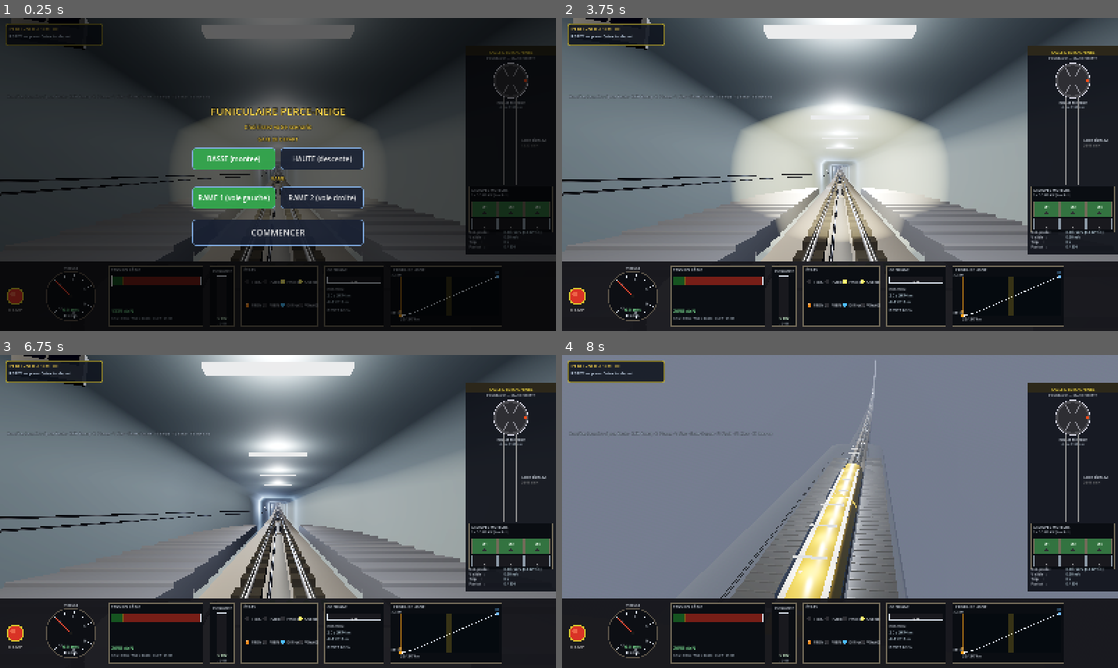
Above: before the commit, frames 1-4 (two rows, left to right).
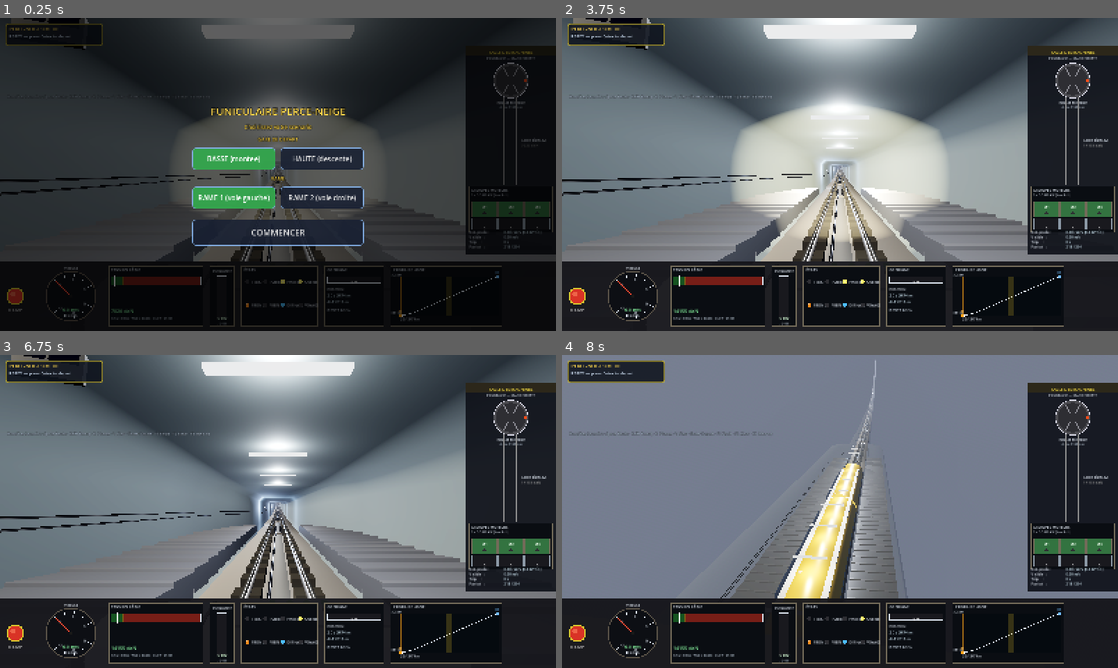
Above: after the commit, the same moments.

Repository: ARP273-ROSE/perce-neige-sim
Game: Godot game, scene res://scenes/main.tscn
Two runs of this game, one before a commit and one after it. Both use one fixed random seed, a clock stepped at 60 frames per second and the inputs below. Sound files missing from this copy of the repository are replaced by a short silence.
Inputs:
- Up to frame 1 (0.25 s): no input
- Up to frame 2 (3.75 s): click "BASSE (montee)" at 0.5 s; click "HAUTE (descente)" at 1.25 s; click "RAME 1 (voie gauche)" at 2 s; click "RAME 2 (voie droite)" at 2.75 s; click "COMMENCER" at 3.5 s
- Up to frame 3 (6.75 s): tap Enter (ready_depart) at 4.25, 5, 5.75, 5.85, 6.5 s; hold Up (speed_up) 4.28-5.03 s; tap Shift (emergency) at 4.35, 5.1, 6.05 s; hold Space (brake) 5.03-5.78 s; hold Up (speed_up) from 5.78 s (still down); tap H (toggle_headlights) at 6.6 s
- Up to frame 4 (8 s): tap Shift (emergency) at 6.8, 7.55 s; tap Enter (ready_depart) at 7.25 s; release Up (speed_up) at 7.28 s; hold Space (brake) from 7.28 s (still down); tap V (toggle_view) at 7.35 s

The runs differ from the first frame. In frame 1, less than 0.1% of the frame differs, in the area x 20-94%, y 72-95%; in frame 2, less than 0.1%, in the area x 20-98%, y 40-95%; in frame 3, less than 0.1%; in frame 4, less than 0.1%.

Commit message:
release: v1.12.10 — parité physique 3D/PWA ↔ programme PC (audit complet)
Le port 3D datait de la v1.9.1 et avait raté plusieurs corrections du sim
Python. Audit ligne à ligne de Physics.step + banc de parité numérique :

- Passagers : jamais affectés dans la 3D → dm = 0 permanent (gravité nette
  nulle, tension/puissance fausses, compteur pax figé à 0). roll_pax() porte
  la logique PC (trafic skieur asymétrique : montée chargée, descente vide,
  contrepoids inversé), appelé à l'init, au choix de scénario et à chaque
  demi-tour.
- Gravité nette + frottement : pente LOCALE de chaque rame (θ à s, θ_g à
  L−s) au lieu de la pente de la rame pilotée pour les deux.
- Tension câble : ajout du poids propre du câble (11 kg/m × g × Δalt, ~9 900
  daN rame en bas — le terme qui fait vivre la jauge) + pente de la rame
  LOURDE à s_heavy. Nouveau SlopeProfile.altitude_at() (intégration 2 m
  normalisée à DROP, comme _build_geometry du PC).
- Interpolation physique LINÉAIRE (gradient_phys_at = _interp du PC) ; le
  smoothstep reste pour la géométrie 3D. Parité exacte au 0,1 près sur banc
  5 points (tension, gravité, altitude) vs script de référence Python.
- Arrêt d'urgence = frein poulie 1,25 m/s², rampe 8/s (PC, audit RM5) :
  arrêt depuis 12 m/s en montée chargée en 37 m (table PC : 38 m).
- Docking final v1.12.3 porté (0,15 m/s² / 2,5 m), auto-park après arrêt
  d'urgence, bleed survitesse bidirectionnel.

Banc trajet complet : montée 7,1 min, vmax 12,01 m/s, tension max 24 143 daN,
P max 1 238 kW. Non porté (assumé) : cascade survitesse/parachute, découplage
rupture câble, derate thermique sur P_MAX, usure câble.

Diff:
--- a/godot_project/scripts/constants.gd
+++ b/godot_project/scripts/constants.gd
@@ -53,13 +53,15 @@
 const V_SOFT_RAMP: float = 2.0           # vitesse où cap atteint A_MAX_REG
 const A_NATURAL_UP: float = 0.25         # décel coast en montée
 const A_BRAKE_NORMAL: float = 2.5        # frein service (m/s²)
-# Frein d'urgence : décélération volontairement ADOUCIE (retour d'essai
-# 2026-07-12 : « l'arrêt d'urgence est trop brutal »). 3,0 m/s² reste plus
-# ferme que le frein service (2,5) mais sans le à-coup violent de l'ancien
-# 5,0. La rampe descend aussi à 4,0/s (montée en 0,25 s au lieu de 0,125),
-# ce qui divise le jerk par ~3.
-const A_BRAKE_EMERGENCY: float = 3.0     # frein urgence (m/s²)
-const A_BRAKE_EMERG_RAMP: float = 4.0    # rampe frein urgence (1/s)
+# Frein d'urgence : ALIGNÉ SUR LE SIM PYTHON (audit décélérations 2026-07-06,
+# sources RM5/POMA/STRMTG) : le bouton rouge = frein de sécurité sur la
+# POULIE motrice, câble intact → 1,25 m/s² (norme passagers debout). Le
+# parachute Belleville 3,6 m/s² n'existe qu'en survitesse +20 % / rupture
+# câble (pas modélisé dans le port 3D). Répond aussi au retour d'essai
+# 2026-07-12 « arrêt d'urgence trop brutal » (5,0 = plafond réglementaire
+# absolu appliqué à tort).
+const A_BRAKE_EMERGENCY: float = 1.25    # frein urgence commandé (m/s²)
+const A_BRAKE_EMERG_RAMP: float = 8.0    # rampe frein urgence (1/s) — idem PC
 const MU_ROLL: float = 0.0025            # frottement roulement
 
 # Moteurs — 3 × 800 kW DC
@@ -71,6 +73,10 @@
 const T_WARN_DAN: float = 28000.0
 const T_BREAK_DAN: float = 191200.0
 const CABLE_DIAM_MM: float = 52.0
+# Masse linéique du câble (≈ 38 t sur la ligne) — le poids du brin entre la
+# rame lourde et la poulie motrice pèse jusqu'à ~9 900 daN sur la jauge de
+# tension quand la rame est en bas (port du modèle Python, audit 2026-07-06).
+const CABLE_KG_M: float = 11.0
 
 # Tunnel
 const TUNNEL_DIAM_M: float = 3.9         # diamètre min
--- a/godot_project/scripts/main.gd
+++ b/godot_project/scripts/main.gd
@@ -147,6 +147,10 @@
 		physics.s_prev_step = physics.s
 		physics.s_render = physics.s
 		physics.direction = -1
+		# Re-tire la charge passagers pour un départ en DESCENTE (rame
+		# quasi vide, contrepoids chargé) — le premier roll de
+		# _build_physics supposait une montée.
+		physics.roll_pax()
 	if rame2:
 		cabin.passing_side = +1.0
 		cabin_ghost.passing_side = -1.0
@@ -386,6 +390,9 @@
 	physics.maint_brake = true
 	physics.trip_started = false
 	physics.lights_head = true      # phares ON au démarrage
+	# Charge passagers initiale (montée chargée / contrepoids vide) — sans
+	# ça dm = 0 : tension/puissance fausses et compteur pax à 0.
+	physics.roll_pax()
 
 
 func _build_tunnel() -> void:
--- a/godot_project/scripts/slope_profile.gd
+++ b/godot_project/scripts/slope_profile.gd
@@ -117,6 +117,59 @@
 	return interp_smooth(SLOPE_PROFILE, s)
 
 
+# Gradient pour la PHYSIQUE — interpolation LINÉAIRE, comme gradient_at()
+# du sim Python : c'est ce qui rend les valeurs (gravité nette, tension,
+# puissance) exactement raccord avec le programme PC. Le smoothstep de
+# gradient_at() reste réservé à la GÉOMÉTRIE 3D (continuité de courbure,
+# sinon les rails tressautent aux points de contrôle) — l'écart entre les
+# deux est < 0,5 % de pente, invisible à l'œil mais mesurable sur la jauge.
+static func gradient_phys_at(s: float) -> float:
+	return interp(SLOPE_PROFILE, s)
+
+
+# ---------------------------------------------------------------------------
+# Altitude (m) à la distance-pente s — équivalent du geom_at()[1] du sim
+# Python. Intègre le gradient par pas de 2 m puis NORMALISE pour atteindre
+# exactement DROP = 921 m (même correction que build_path_points). Table
+# calculée une fois (static var) : lookup lerp O(1) ensuite. Utilisé par la
+# tension câble (poids du brin = ρ·g·(ALT_HIGH − alt(s_rame_lourde))).
+# ---------------------------------------------------------------------------
+
+const _ALT_DS: float = 2.0
+static var _alt_table: PackedFloat32Array = PackedFloat32Array()
+
+
+static func _build_alt_table() -> void:
+	var n: int = int(PNConstants.LENGTH / _ALT_DS)
+	_alt_table.resize(n + 1)
+	var y: float = PNConstants.ALT_LOW
+	_alt_table[0] = y
+	var s: float = 0.0
+	for i in range(n):
+		# Interp linéaire (gradient_phys_at) : même intégration que le
+		# _build_geometry du PC → altitudes identiques au dm près.
+		var g: float = gradient_phys_at(s + _ALT_DS * 0.5)
+		y += _ALT_DS * sin(atan(g))
+		s += _ALT_DS
+		_alt_table[i + 1] = y
+	# Normalisation du dénivelé intégré sur DROP exact
+	var drop_raw: float = _alt_table[n] - PNConstants.ALT_LOW
+	if drop_raw > 0.0:
+		var k: float = PNConstants.DROP / drop_raw
+		for i in range(n + 1):
+			_alt_table[i] = PNConstants.ALT_LOW \
+				+ (_alt_table[i] - PNConstants.ALT_LOW) * k
+
+
+static func altitude_at(s: float) -> float:
+	if _alt_table.is_empty():
+		_build_alt_table()
+	var fidx: float = clampf(s, 0.0, PNConstants.LENGTH) / _ALT_DS
+	var i0: int = clampi(int(fidx), 0, _alt_table.size() - 1)
+	var i1: int = mini(i0 + 1, _alt_table.size() - 1)
+	return lerpf(_alt_table[i0], _alt_table[i1], fidx - float(i0))
+
+
 static func slope_angle_at(s: float) -> float:
 	return atan(gradient_at(s))
 
--- a/godot_project/scripts/train_physics.gd
+++ b/godot_project/scripts/train_physics.gd
@@ -48,6 +48,7 @@
 var trip_started: bool = false
 var trip_time: float = 0.0
 var finished: bool = false
+var dbg_f_grav_net: float = 0.0          # dernière gravité nette (banc de parité)
 
 # --- Rebond élastique du câble à l'arrêt (port du Python _cable_bounce) --
 # x(t) = A·e^(−ζωt)·sin(ωt) avec k = EA/L (L = câble entre la rame et la
@@ -112,12 +113,19 @@
 	var m_up: float = mass_kg()
 	var m_down: float = ghost_mass_kg()
 	var m_total: float = m_up + m_down
-	var dm: float = m_up - m_down
-
-	var g_slope: float = SlopeProfile.gradient_at(s)
+
+	# Pente LOCALE de chaque rame (port du sim Python) : le profil n'est
+	# pas symétrique (8 % au départ, 30 % au milieu, 6 % en haut), donc la
+	# rame principale à s et le contrepoids à (L − s) sont rarement sur la
+	# même pente — l'équilibre du câble dépend des DEUX sinus. L'ancien
+	# port utilisait la pente de la rame pilotée pour les deux.
+	var g_slope: float = SlopeProfile.gradient_phys_at(s)
 	var theta: float = atan(g_slope)
 	var sint: float = sin(theta)
 	var cost: float = cos(theta)
+	var theta_g: float = atan(SlopeProfile.gradient_phys_at(PNConstants.LENGTH - s))
+	var sint_g: float = sin(theta_g)
+	var cost_g: float = cos(theta_g)
 
 	var v_limit: float = minf(PNConstants.V_MAX, speed_cap_external)
 
@@ -149,10 +157,14 @@
 		f_motor = 0.0
 
 	# --- Gravité (déséquilibre cable) ------------------------------------
-	var f_grav_net: float = -dm * PNConstants.G * sint
-
-	# --- Friction roulement ----------------------------------------------
-	var f_roll_mag: float = PNConstants.MU_ROLL * m_total * PNConstants.G * cost
+	# Chaque rame avec SA pente locale (comme le sim Python) :
+	#   f_grav_s = −(m_main·sinθ_main − m_ghost·sinθ_ghost)·g
+	var f_grav_net: float = -(m_up * sint - m_down * sint_g) * PNConstants.G
+	dbg_f_grav_net = f_grav_net   # exposé pour le banc de parité PC↔3D
+
+	# --- Friction roulement (les 2 rames, chacune sur sa pente) -----------
+	var f_roll_mag: float = PNConstants.MU_ROLL * PNConstants.G \
+		* (m_up * cost + m_down * cost_g)
 	var f_roll: float = 0.0
 	if absf(v) > 0.05:
 		f_roll = -signf(v) * f_roll_mag
@@ -193,13 +205,23 @@
 		v = 0.0
 		acc = 0.0
 
+	# Auto-park (chaîne de sécurité Von Roll, comme le PC) : train
+	# immobilisé sous frein d'urgence → le tambour se réengage seul pour
+	# qu'il ne reparte pas sur la pente.
+	if emergency and absf(v) < 0.05 and not maint_brake:
+		maint_brake = true
+
 	# Intégration
 	var new_v: float = v + acc * dt
-	# Bleed-off survitesse
+	# Bleed-off survitesse (régénératif) — les DEUX sens, comme le PC
 	if new_v * direction > v_limit and f_motor == 0.0:
 		var excess: float = new_v * direction - v_limit
 		var bleed: float = minf(excess, 1.5 * dt)
 		new_v -= bleed * float(direction)
+	if new_v * direction < -v_limit:
+		var excess_r: float = -v_limit - new_v * direction
+		var bleed_r: float = minf(excess_r, 1.5 * dt)
+		new_v += bleed_r * float(direction)
 
 	s += ((v + new_v) / 2.0) * dt
 	v = new_v
@@ -241,13 +263,28 @@
 
 	a = acc
 
-	# --- Tension câble ---------------------------------------------------
+	# --- Tension câble (port complet du modèle Python) --------------------
+	# Le brin entre la poulie motrice (gare haute) et la rame LOURDE porte :
+	#   - le poids de la rame lourde le long de SA pente locale (pas celle
+	#     de la rame pilotée — elles diffèrent sur ce profil asymétrique)
+	#   - le poids PROPRE du câble au-dessus d'elle : ρ·g·Δaltitude, exact
+	#     quel que soit le profil (∫ρg·sinθ·ds = ρg·Δh) — ~9 900 daN quand
+	#     la rame lourde est en bas, ~0 en haut. C'est CE terme qui fait
+	#     évoluer la jauge le long du trajet (manquait dans le port 3D :
+	#     les valeurs ne collaient pas avec le programme PC).
+	#   - le frottement de roulement de la rame lourde
+	#   - l'inertie de traction, uniquement en accélération (au freinage le
+	#     câble se DÉCHARGE : le frein absorbe sur le rail).
 	var m_heavy: float = maxf(m_up, m_down)
+	var s_heavy: float = s if m_up >= m_down else (PNConstants.LENGTH - s)
+	var theta_h: float = atan(SlopeProfile.gradient_phys_at(s_heavy))
 	var a_travel: float = acc * float(direction)
-	var t_gravity: float = m_heavy * PNConstants.G * sint
-	var t_friction: float = PNConstants.MU_ROLL * m_heavy * PNConstants.G * cost
+	var t_gravity: float = m_heavy * PNConstants.G * sin(theta_h)
+	var t_friction: float = PNConstants.MU_ROLL * m_heavy * PNConstants.G * cos(theta_h)
+	var t_cable: float = PNConstants.CABLE_KG_M * PNConstants.G \
+		* maxf(0.0, PNConstants.ALT_HIGH - SlopeProfile.altitude_at(s_heavy))
 	var t_inertia: float = maxf(0.0, m_heavy * a_travel)
-	tension_dan = (t_gravity + t_friction + t_inertia) / 10.0
+	tension_dan = (t_gravity + t_friction + t_cable + t_inertia) / 10.0
 	if tension_dan < 0.0:
 		tension_dan = 0.0
 
@@ -322,10 +359,13 @@
 
 	var target_v: float = minf(speed_cmd_eff, v_envelope)
 
-	# Zone creep : dernière CREEP_DIST m à CREEP_V
+	# Zone creep : dernière CREEP_DIST m à CREEP_V, puis docking final en
+	# ~4 s sur les 2,5 derniers mètres (0,15 m/s²) — ALIGNÉ sur le sim
+	# Python v1.12.3 : l'ancien couple 0,04/6 m du port donnait une entrée
+	# en gare interminable (~0,2 m/s pendant 20 s, constaté machine).
 	if dist_to_stop < PNConstants.CREEP_DIST:
-		var park_decel: float = 0.04
-		var final_dist: float = 6.0
+		var park_decel: float = 0.15
+		var final_dist: float = 2.5
 		if dist_to_stop > final_dist:
 			target_v = PNConstants.V_CREEP
 		else:
@@ -396,6 +436,27 @@
 	departure_buzzer_remaining = 0.0
 	door_phase_remaining = 0.0
 	direction = -direction
+	# Rotation passagers : tout le monde descend, une nouvelle charge
+	# embarque pour le trajet retour (direction déjà inversée).
+	roll_pax()
+
+
+# Embarquement — port de la logique Python : le trafic skieur est
+# asymétrique (on MONTE en funiculaire, on redescend à ski) → montée
+# chargée (90..167 pax/voiture), descente quasi vide (0..8), et le
+# contrepoids reçoit l'inverse. C'est ce déséquilibre dm qui pilote la
+# gravité nette, la tension câble et la puissance — l'ancien port laissait
+# TOUT à zéro (dm = 0 : sim parfaitement équilibrée, compteur pax à 0).
+func roll_pax() -> void:
+	var half: int = PNConstants.PAX_MAX / 2
+	if direction > 0:
+		pax_car1 = randi_range(90, half)
+		pax_car2 = randi_range(90, half)
+		ghost_pax = randi_range(0, 12)
+	else:
+		pax_car1 = randi_range(0, 8)
+		pax_car2 = randi_range(0, 8)
+		ghost_pax = randi_range(90, PNConstants.PAX_MAX - 20)
 
 
 # Décalage visuel (m, signé le long de la pente) du rebond élastique.
Not shown, changed: README.md
Not shown, changed: perce_neige_sim.py
